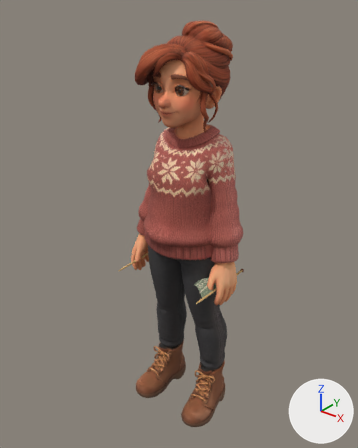
The Blender file tools/character_build/nora_tripo_eyes/nora_tripo_eyes.blend, before and after one commit.
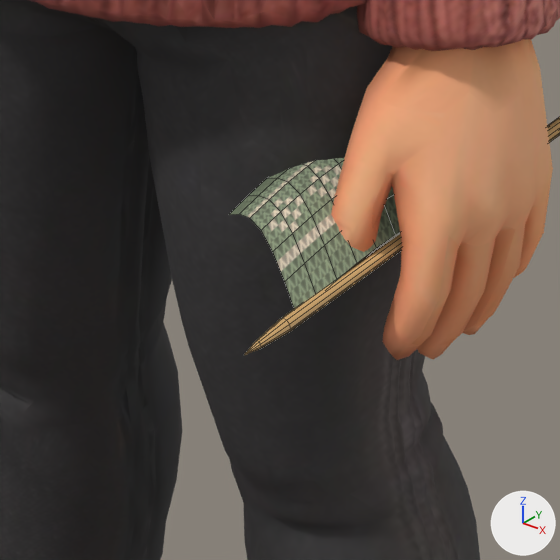
Old and new are each drawn whole from a 50 mm lens placed at (1.135, -1.494, 1.819), pointed at (-0.038, -0.028, 0.91) and again close up on the part from 45% to 67% of the width and 57% to 74% of the height. Lighting does not change. The marker at lower right points along +X, +Y and +Z. The older version's two pictures come first. The close-ups show mesh edges as thin lines.

The older version as bpy lines, for what is in view:
```python
me_knitprops = bpy.data.meshes.new('KnitProps')
me_knitprops.from_pydata(...)  # 187 vertices, 188 faces; spans x -0.217..0.215, y -0.236..0.104, z 0.707..0.75
me_knitprops.polygons.foreach_set('use_smooth', [True] * 188)
# faces by material slot: [60, 80, 48]
me_knitprops.materials.append(mat_needle)  # beige #dcb479
me_knitprops.materials.append(mat_needlecap)  # brown #733b24
me_knitprops.materials.append(mat_swatch)  # picture img_swatch
me_nora_tripomesh = bpy.data.meshes.new('nora_tripoMesh')
me_nora_tripomesh.from_pydata(...)  # 15579 vertices, 30889 faces; spans x -0.26..0.26, y -0.2..0.18, z 0.0..1.7
me_nora_tripomesh.polygons.foreach_set('use_smooth', [True] * 30889)
me_nora_tripomesh.materials.append(mat_nora_tripo)  # picture img_nora_tripo_albedo
ob_knitprops = bpy.data.objects.new('KnitProps', me_knitprops)
ob_knitprops.location = (0.0, 0.0, 0.0)
ob_nora_tripomesh = bpy.data.objects.new('nora_tripoMesh', me_nora_tripomesh)
ob_nora_tripomesh.location = (0.0, 0.0, 0.0)
```
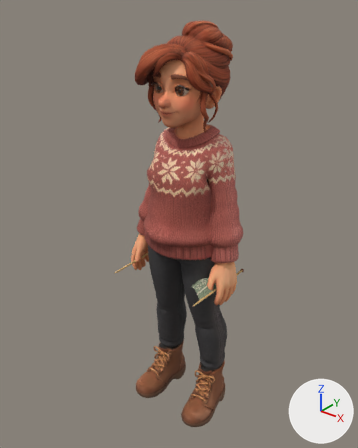
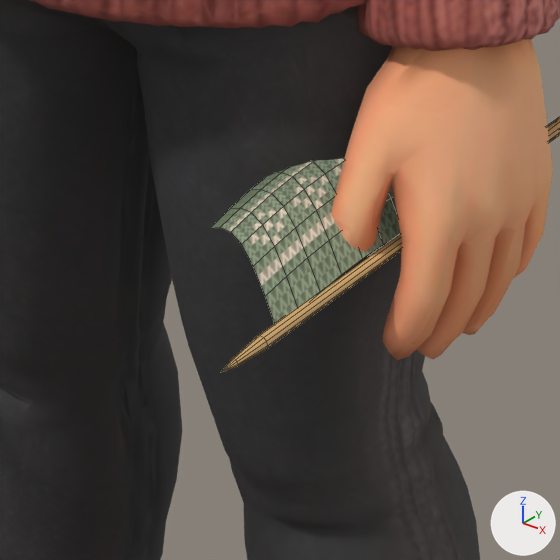
Scene script edits in JSON lines:
```json
{"block": "me_knitprops", "where": "# used by ob_knitprops; location = (0.0, 0.0, 0.0)"}
{"op": "remove", "block": "me_knitprops", "code": "me_knitprops.from_pydata(...)  # 187 vertices, 188 faces; spans x -0.217..0.215, y -0.236..0.104, z 0.707..0.75"}
{"op": "add", "block": "me_knitprops", "code": "me_knitprops.from_pydata(...)  # 187 vertices, 188 faces; spans x -0.217..0.215, y -0.256..0.104, z 0.707..0.75"}
{"block": "me_knitprops", "change": "me_knitprops part 1: the loose piece of 63 vertices spanning x 0.124..0.206, y -0.188..-0.001, z 0.718..0.75 is multiplied about its middle by the matrix ((1.0, 0.0, 0.0), (0.032, 1.061, -0.002), (0.0, 0.0, 1.0)), then moved by (0.0, -0.013, 0.0)"}
{"block": "me_knitprops", "change": "me_knitprops part 2: all 21 vertices in x 0.201..0.209, y -0.234..-0.199, z 0.717..0.725 are moved by (0.0, -0.02, 0.0)"}
{"block": "me_knitprops", "change": "other edits to the shape of me_knitprops do not show in these pictures"}
```

What differs and where, as boxes [x1, y1, x2, y2] in the close-ups (560 x 560 px; the box of a moved part takes in the faces that stretch with it):
```json
{"object": "KnitProps", "change": "reshaped", "before": [229, 117, 560, 355], "after": [211, 117, 560, 373]}
{"part": 1, "of": "me_knitprops", "change": "moved or reshaped", "before": [229, 157, 400, 309], "after": [211, 158, 400, 323]}
{"part": 2, "of": "me_knitprops", "change": "moved or reshaped", "before": [244, 117, 560, 355], "after": [221, 117, 560, 373]}
```
